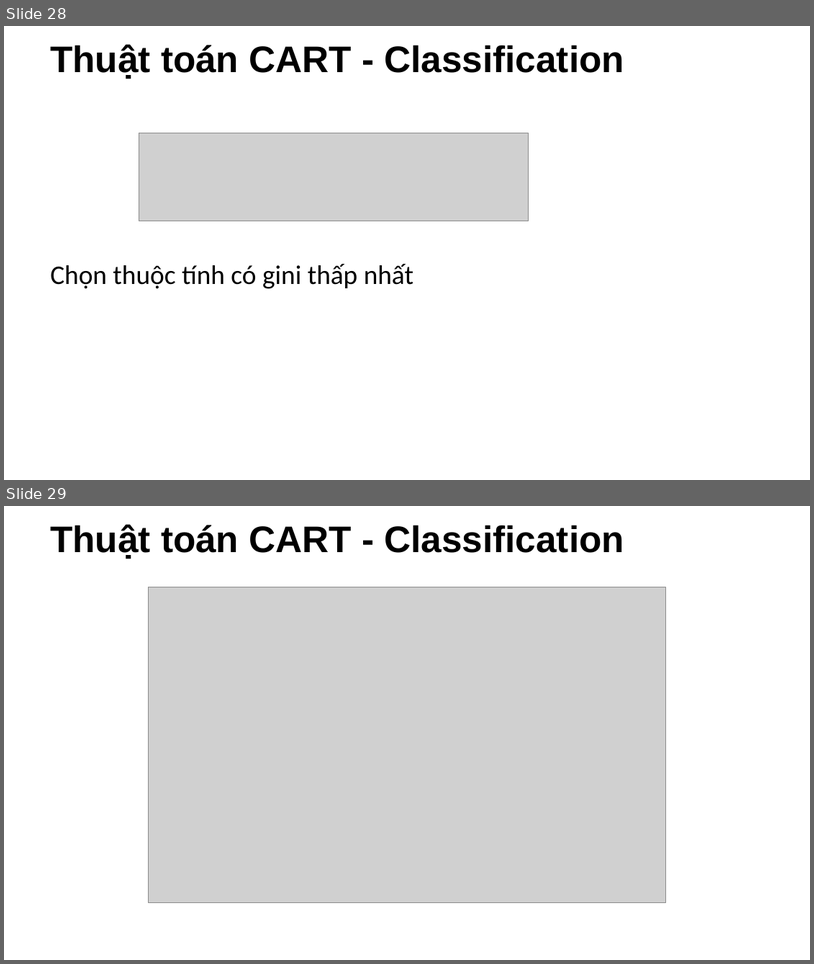
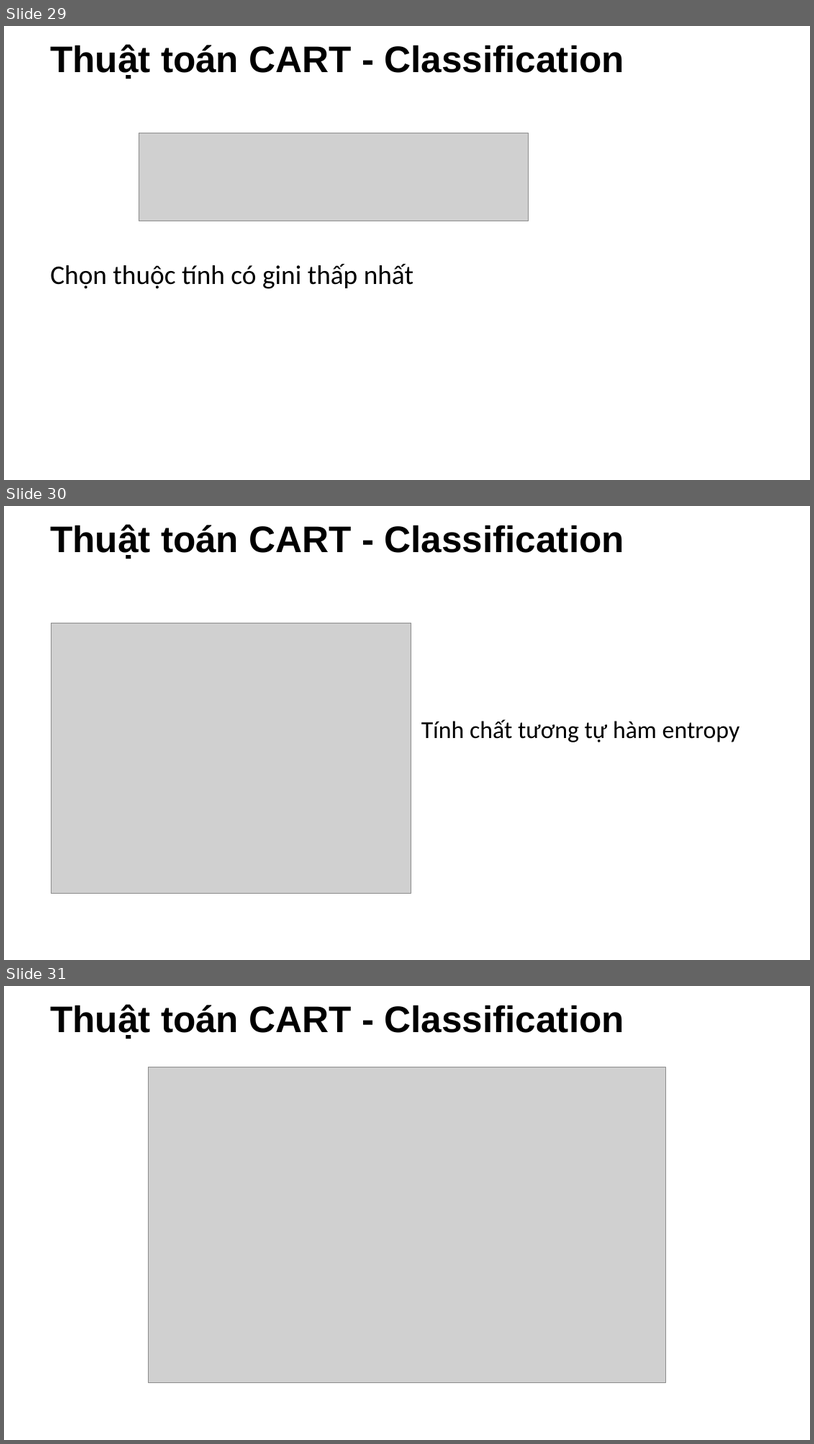
Before and after one commit to NCMyTu/CS523, a slide deck: slide/decision_tree.pptx. Shown one above the other, each under a label of ours: slides 28 and 29 before the commit, slides 29, 30 and 31 after it. The pictures are 814x964 and 814x1444 pixels, drawn with LibreOffice and Linux fonts; fonts in the diff are those of the drawing; grey boxes stand for pictures; background and template pictures are left out. Boxes give left, top, right and bottom in pixels: in the first picture for what was removed or moved away, otherwise in the second. Text is boxed around its words. In the diff, an @@ line names an element or a change of style, - is before the commit and + after.

Commit message:
thêm ý nghĩa của entropy và gini

```diff
--- a/slide/decision_tree.pptx
+++ b/slide/decision_tree.pptx
@@ slide 30 added at [4,506,810,960], background picture (left out) @@
@@ title added at [50,524,624,559], 44 pt, text #000000, bold @@
+Thuật toán CART - Classification
@@ picture added at [52,623,412,893] @@
@@ text added at [422,719,741,742], 29 pt, text #000000 @@
+Tính chất tương tự hàm entropy
@@ what was slide 28 is now slide 29 @@
@@ what was slide 29 is now slide 31 @@
```
Also in this commit, not shown: 9 slides changed, 1 other slide added.
